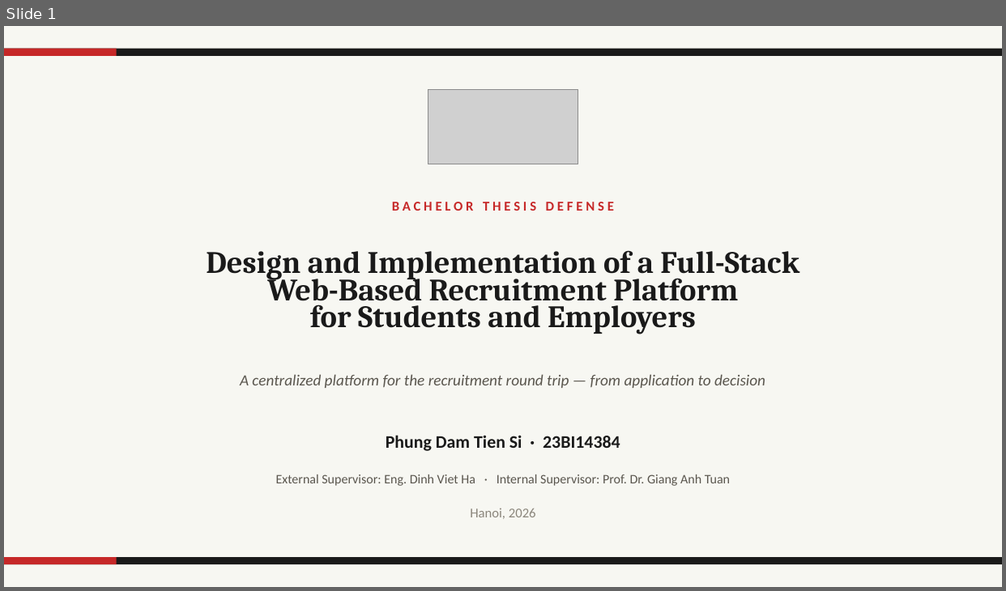
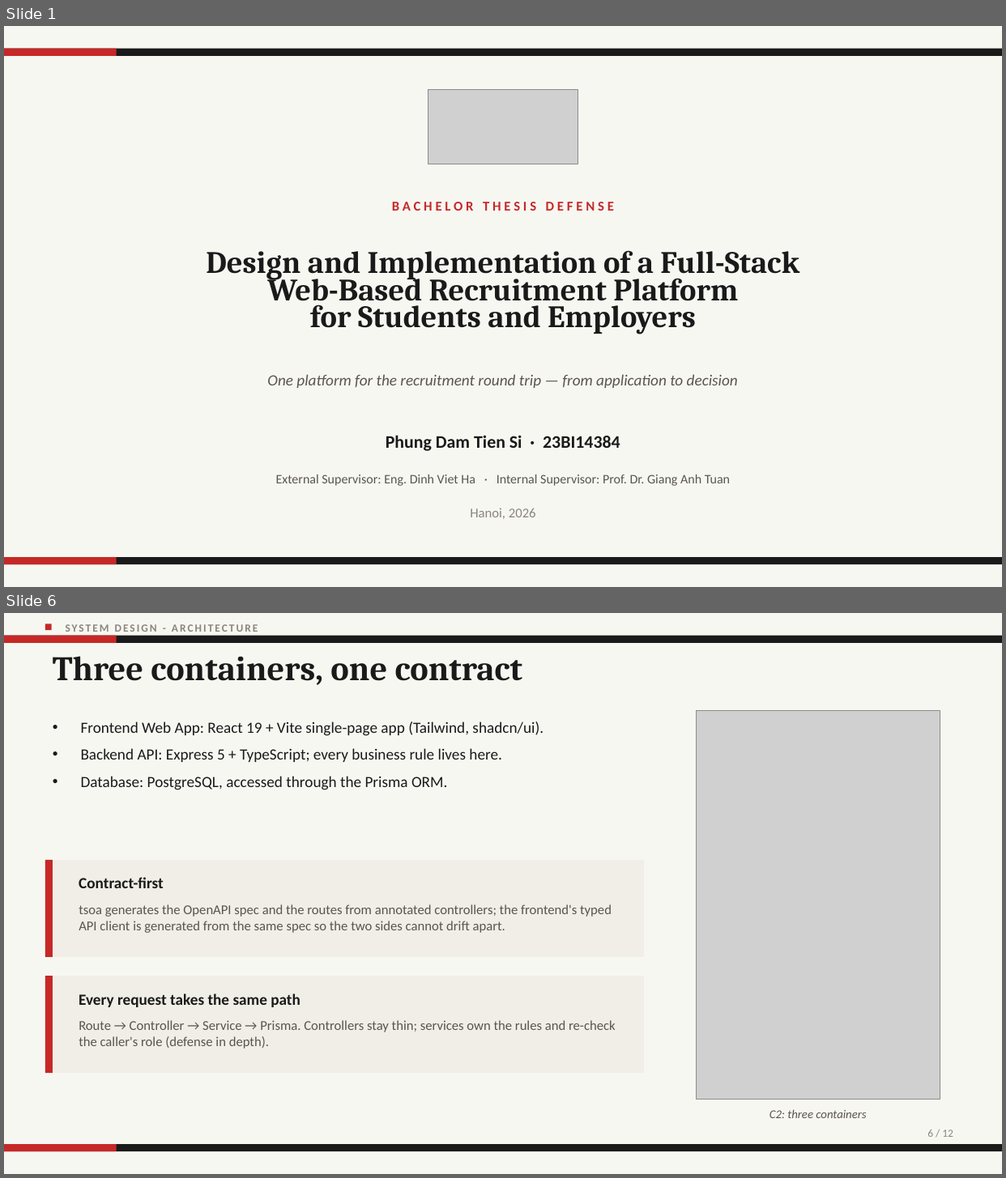
Before and after one commit to SiPhung953/Bachelor-Thesis-Report, a slide deck: presentation/defense-deck.pptx. Shown one above the other, each under a label of ours: slide 1 before the commit, slides 1 and 6 after it; the slides between them are not shown. The pictures are 1006x591 and 1006x1178 pixels, drawn with LibreOffice and Linux fonts; fonts in the diff are those of the drawing; grey boxes stand for pictures. Boxes give left, top, right and bottom in pixels: in the first picture for what was removed or moved away, otherwise in the second. Text is boxed around its words. In the diff, an @@ line names an element or a change of style, - is before the commit and + after.

Commit message:
Presentation: update defense deck, demo scripts and speech

```diff
--- a/presentation/defense-deck.pptx
+++ b/presentation/defense-deck.pptx
@@ slide 6 added at bbox=[4, 613, 1002, 1174], background #F7F7F2 @@
@@ rectangle added at bbox=[4, 636, 1002, 643], fill #1A1A1A @@
@@ rectangle added at bbox=[4, 636, 117, 643], fill #C62828 @@
@@ rectangle added at bbox=[45, 624, 52, 630], fill #C62828 @@
@@ text added at bbox=[66, 624, 258, 632], 10.5 pt, text #8B867C, bold @@
+SYSTEM DESIGN - ARCHITECTURE
@@ text added at bbox=[53, 656, 523, 685], 33 pt, text #1A1A1A, bold @@
+Three containers, one contract
@@ text added at bbox=[81, 722, 543, 790], 15 pt, text #1A1A1A @@
+• Frontend Web App: React 19 + Vite single-page app (Tailwind, shadcn/ui).
+• Backend API: Express 5 + TypeScript; every business rule lives here.
+• Database: PostgreSQL, accessed through the Prisma ORM.
@@ picture added at bbox=[697, 710, 940, 1100] @@
@@ rectangle added at bbox=[45, 860, 644, 957], fill #F0EEE6 @@
@@ rectangle added at bbox=[45, 860, 53, 957], fill #C62828 @@
@@ text added at bbox=[79, 877, 164, 888], 15 pt, text #1A1A1A, bold @@
+Contract-first
@@ text added at bbox=[79, 905, 612, 933], 13 pt, text #5A564E @@
+tsoa generates the OpenAPI spec and the routes from annotated controllers; the frontend's typed API client is generated from the same spec so the two sides cannot drift apart.
@@ rectangle added at bbox=[45, 976, 644, 1073], fill #F0EEE6 @@
@@ rectangle added at bbox=[45, 976, 53, 1073], fill #C62828 @@
@@ text added at bbox=[79, 994, 300, 1007], 15 pt, text #1A1A1A, bold @@
+Every request takes the same path
@@ text added at bbox=[79, 1020, 616, 1049], 13 pt, text #5A564E @@
+Route → Controller → Service → Prisma. Controllers stay thin; services own the rules and re-check the caller's role (defense in depth).
@@ text added at bbox=[769, 1110, 866, 1118], 11.5 pt, text #5A564E, italic @@
+C2: three containers
@@ rectangle added at bbox=[4, 1144, 1002, 1152], fill #1A1A1A @@
@@ rectangle added at bbox=[4, 1144, 117, 1152], fill #C62828 @@
@@ text added at bbox=[927, 1130, 953, 1137], 10.5 pt, text #8B867C @@
+6 / 12
@@ slide 1 changed as well @@
@@ text at bbox=[267, 374, 738, 388]: text changed @@
-A centralized platform for the recruitment round trip — from application to decision
+One platform for the recruitment round trip — from application to decision
```
Also in this commit, not shown: 4 other slides changed, 20 other slides added, 4 slides removed, 7 other files.
